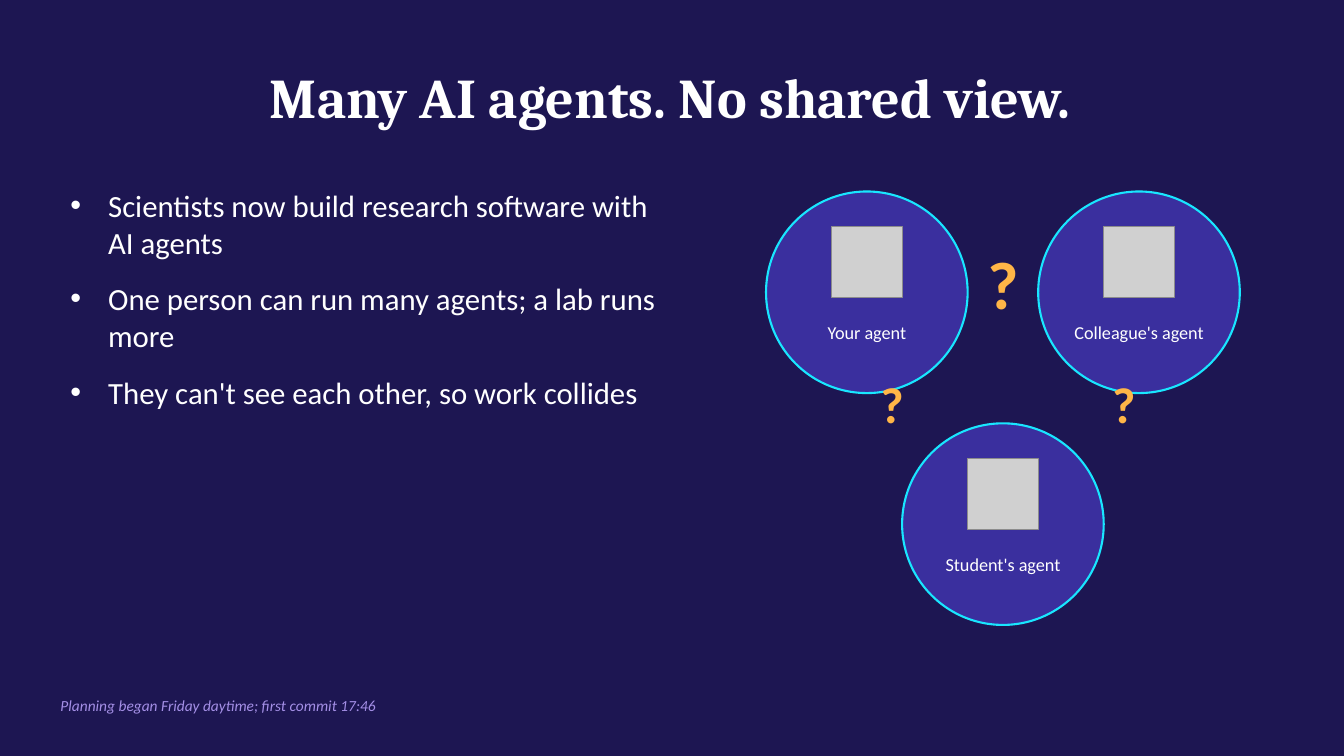
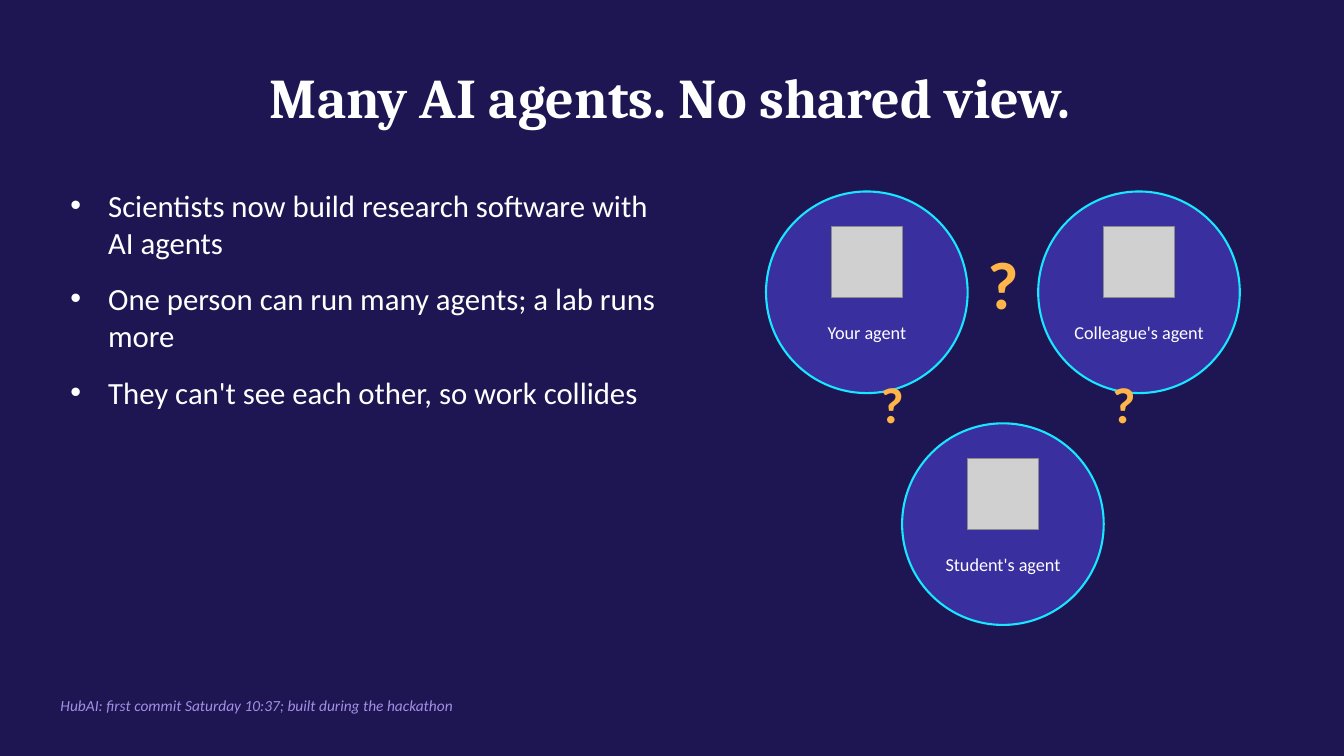
Before and after one commit to andytwoods/open-survey-platform, a slide deck: slide 1 of planning/hubai-pitch.pptx. Drawn at 1344x756 pixels with LibreOffice and Linux fonts; fonts in the diff are those of the drawing; grey boxes stand for pictures. Boxes give left, top, right and bottom in pixels: in the first picture for what was removed or moved away, otherwise in the second. Text is boxed around its words. In the diff, an @@ line names an element or a change of style, - is before the commit and + after.

```diff
--- a/planning/hubai-pitch.pptx
+++ b/planning/hubai-pitch.pptx
@@ text at box(60, 700, 453, 714): text changed @@
-Planning began Friday daytime; first commit 17:46
+HubAI: first commit Saturday 10:37; built during the hackathon
```
Also in this commit, not shown: 2 other files.
